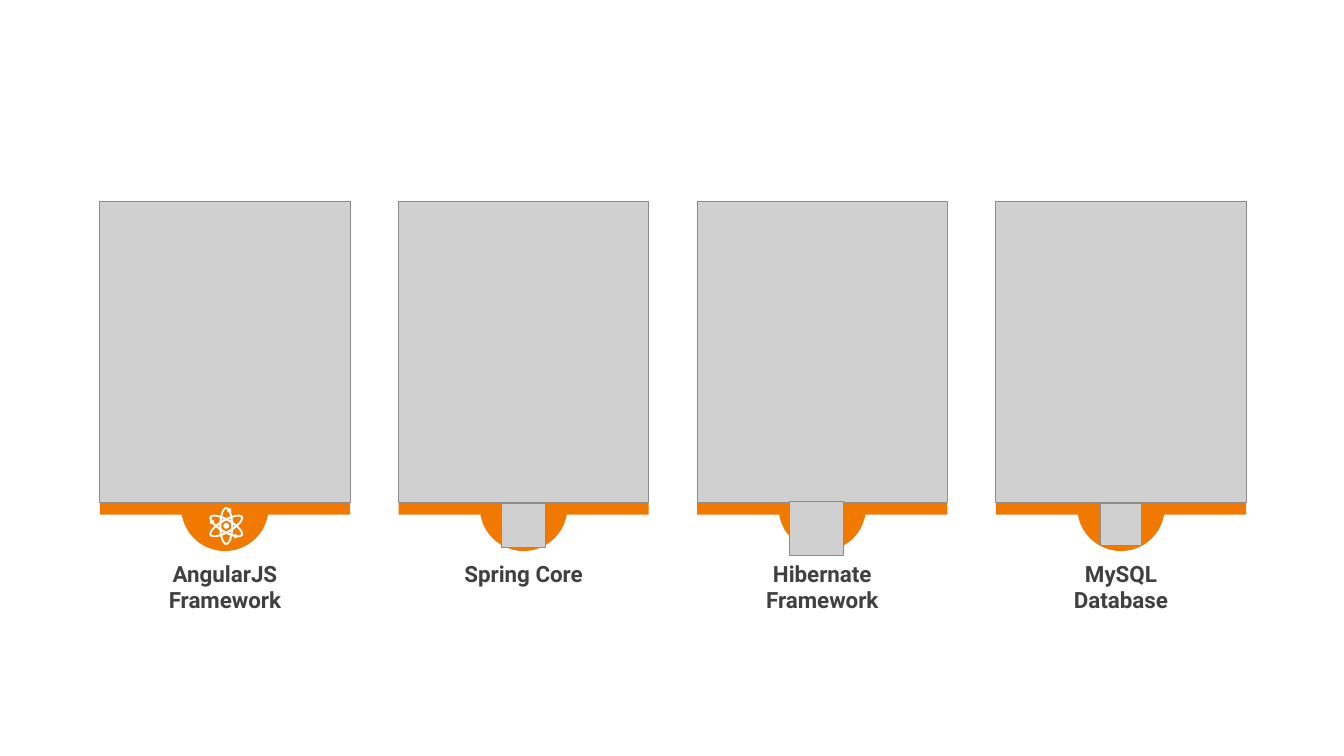
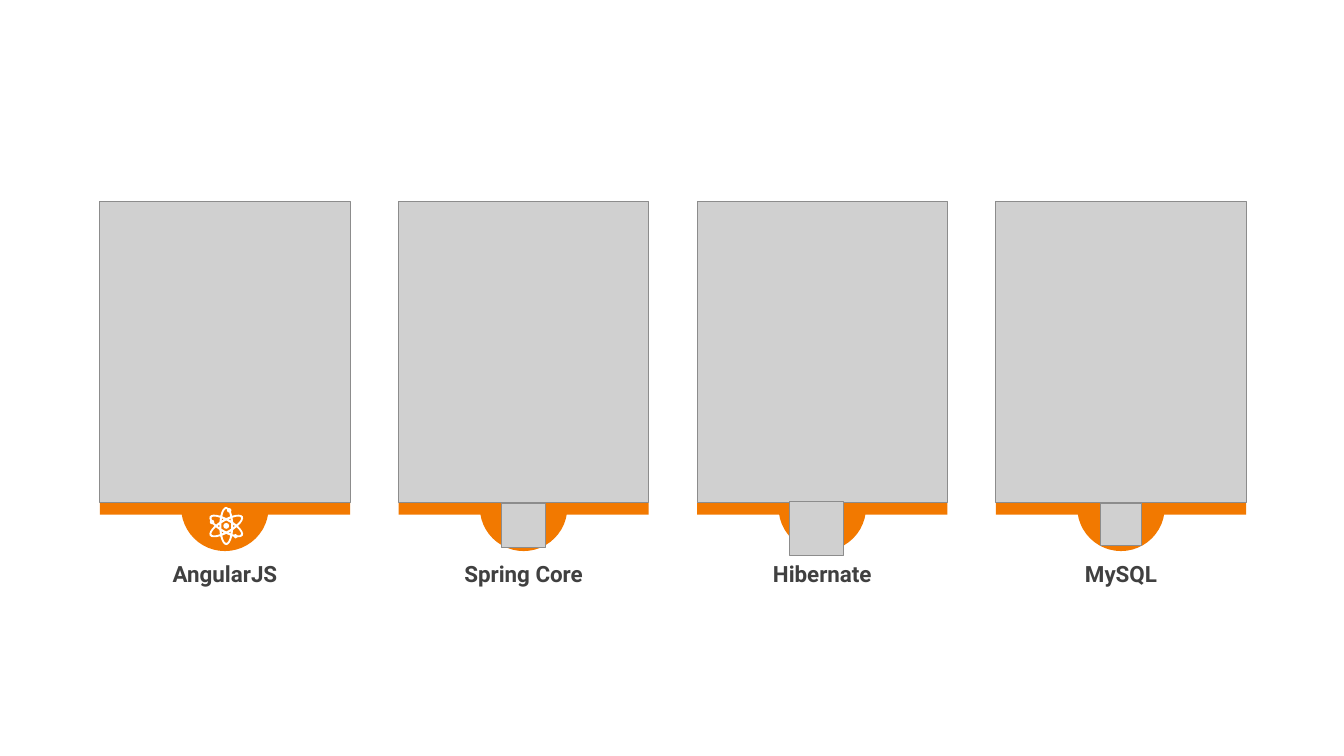
Before and after one commit to datmeo186305/DATN, a slide deck: slide 4 of SLIDE/NguyenTienDat_160702122_slide.pptx (slide 5 before the commit). Drawn at 1344x756 pixels with LibreOffice and Linux fonts; fonts in the diff are those of the drawing; grey boxes stand for pictures; background and template pictures are left out. Boxes give left, top, right and bottom in pixels: in the first picture for what was removed or moved away, otherwise in the second. Text is boxed around its words. In the diff, an @@ line names an element or a change of style, - is before the commit and + after.

```diff
--- a/SLIDE/NguyenTienDat_160702122_slide.pptx
+++ b/SLIDE/NguyenTienDat_160702122_slide.pptx
@@ text removed at [169, 591, 281, 608] @@
-Framework
@@ text removed at [766, 591, 878, 608] @@
-Framework
@@ text removed at [1074, 591, 1168, 608] @@
-Database
```
Also in this commit, not shown: 8 other slides changed, 2 slides added, 39 slides removed, 10 other files.
